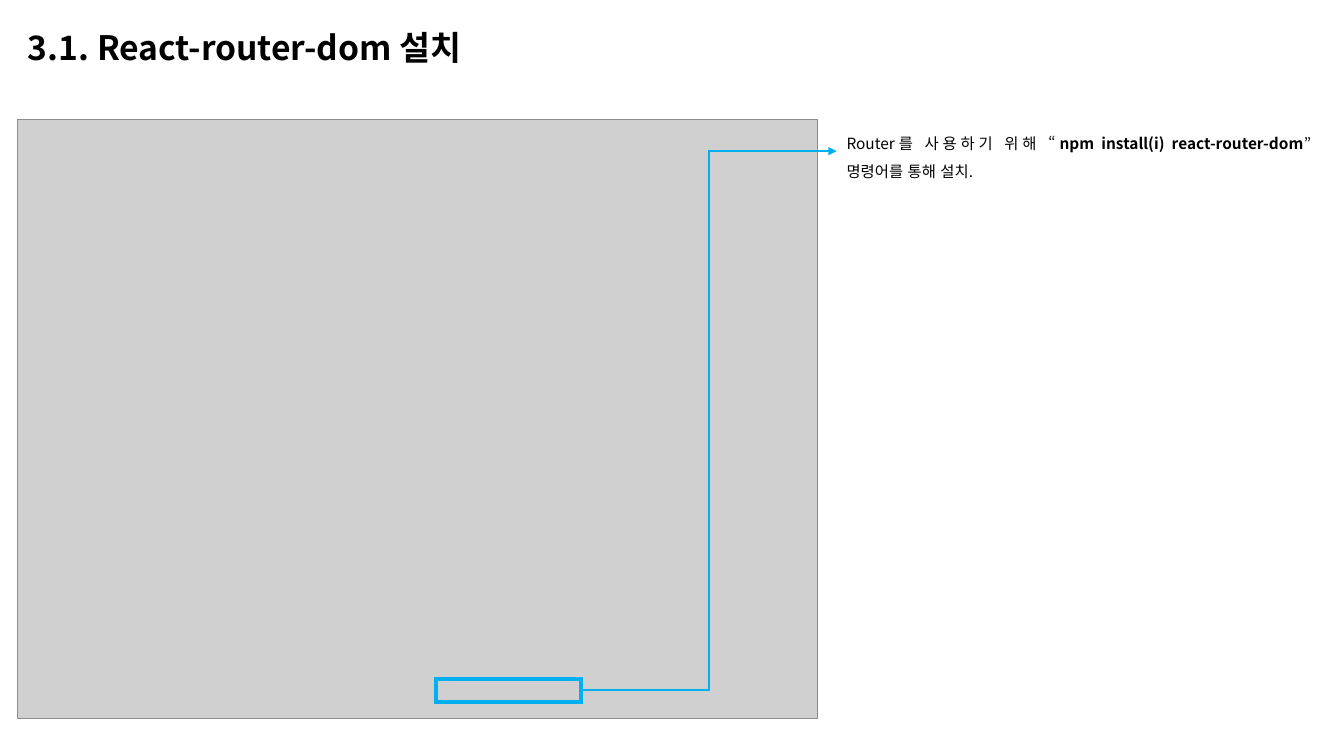
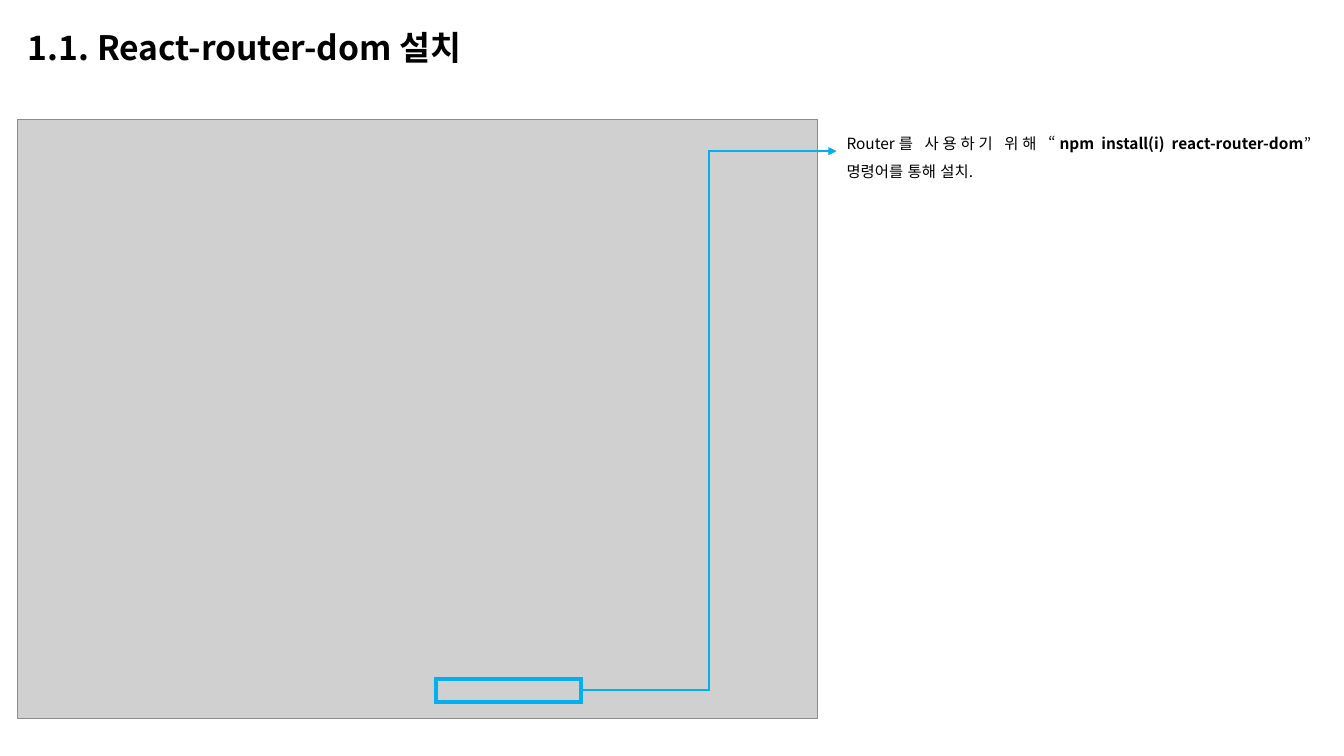
Before and after one commit to junni3h/insummnia, a slide deck: slide 13 of docs/리액트 정리.pptx (slide 10 before the commit). Drawn at 1344x756 pixels with LibreOffice and Linux fonts; fonts in the diff are those of the drawing; grey boxes stand for pictures. Boxes give left, top, right and bottom in pixels: in the first picture for what was removed or moved away, otherwise in the second. Text is boxed around its words. In the diff, an @@ line names an element or a change of style, - is before the commit and + after.

```diff
--- a/docs/리액트 정리.pptx
+++ b/docs/리액트 정리.pptx
@@ text at bbox=[28, 32, 461, 63]: text changed @@
-3.1. React-router-dom 설치
+1.1. React-router-dom 설치
```
Also in this commit, not shown: 12 other slides changed, 3 slides added, 18 other files.
